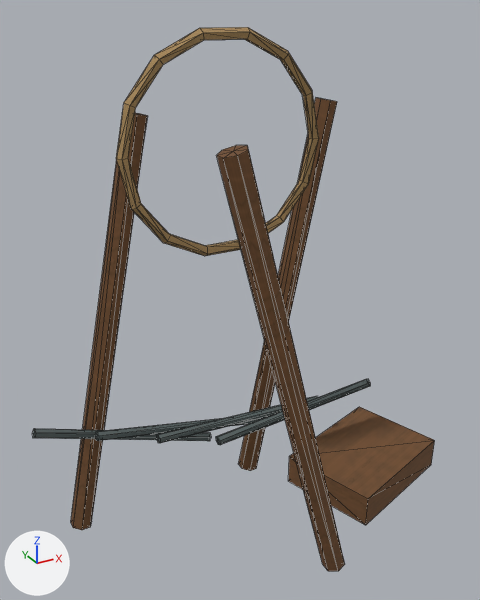
The OBJ model Assets/ProjectOEN/ProductionArt/Meshes/environment_set_dressing/en-017_cooking_corner_set__utensils.obj: old version first, new version second.
The view is the same before and after, from a 50 mm camera at (-0.633, -1.214, 1.18) aimed at (0.024, -0.02, 0.583). Arrows for +X, +Y and +Z are at lower left; the lights stay in place. The picture after the commit comes second. Mesh edges are drawn as thin lines. Where no turn or scale is listed for an object, it has been applied to the vertices. Vertices at exactly the same position are counted once.

Objects in the first picture: 'en-017_cooking_corner_set__utensils'.
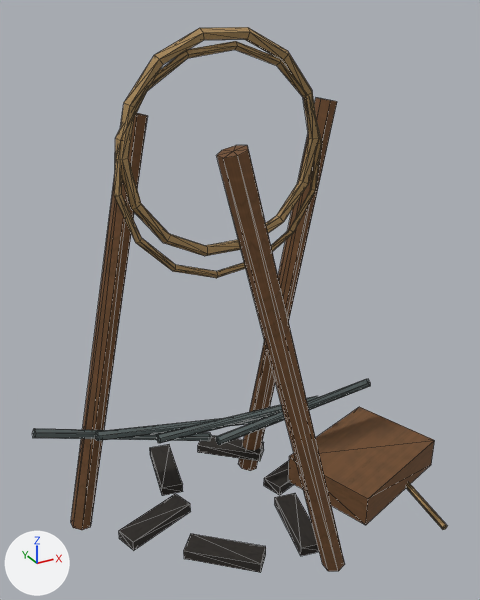
What changed in the scene script:
```text
Add img_char_albedo_png:
    img_char_albedo_png = load_image('char_albedo.png', '../../Materials/Textures/char_albedo.png', 1024, 1024, 'sRGB')
Add mat_char:
    mat_char = principled_material('Char')
    mat_char.texture = img_char_albedo_png
    mat_char.roughness = 0.89
Change me_en_017_cooking_corner_set__utensils:
    used by ob_en_017_cooking_corner_set__utensils; location = (0.0, 0.0, 0.0)
    remove me_en_017_cooking_corner_set__utensils.from_pydata(...)  # 182 vertices, 332 faces; spans x -0.44..0.539, y -0.306..0.166, z -0.024..1.146
    add me_en_017_cooking_corner_set__utensils.from_pydata(...)  # 298 vertices, 536 faces; spans x -0.44..0.539, y -0.357..0.267, z -0.024..1.146
    me_en_017_cooking_corner_set__utensils part 1: a new loose piece of 56 vertices spanning x -0.241..0.241, y -0.008..0.008, z 0.638..1.122, in mat_rope (picture img_rope_albedo_png)
    me_en_017_cooking_corner_set__utensils part 2
    28 vertices are added at x -0.294..0.294, y -0.267..0.267, z 0.022..0.047
    20 new vertices lie (0.0, 0.0, 0.025) away from vertices in x -0.277..0.277, y -0.267..0.267, z 0.022..0.023
    72 new faces join them, mat_char (picture img_char_albedo_png)
    me_en_017_cooking_corner_set__utensils part 3
    12 vertices are added at x 0.394..0.447, y -0.357..-0.023, z 0.029..0.068
    20 new faces join them, mat_rope (picture img_rope_albedo_png)
    add me_en_017_cooking_corner_set__utensils.materials.append(mat_char)  # picture img_char_albedo_png
```

Boxes (x1, y1, x2, y2) around the edits, measured in the pictures (480 x 600 px):
'en-017_cooking_corner_set__utensils', reshaped: before (32, 27, 435, 571); after (32, 27, 447, 573)
part 1 of me_en_017_cooking_corner_set__utensils, added: after (114, 41, 322, 278)
part 2 of me_en_017_cooking_corner_set__utensils, added: after (119, 435, 319, 573)
part 3 of me_en_017_cooking_corner_set__utensils, added: after (406, 483, 447, 530)
